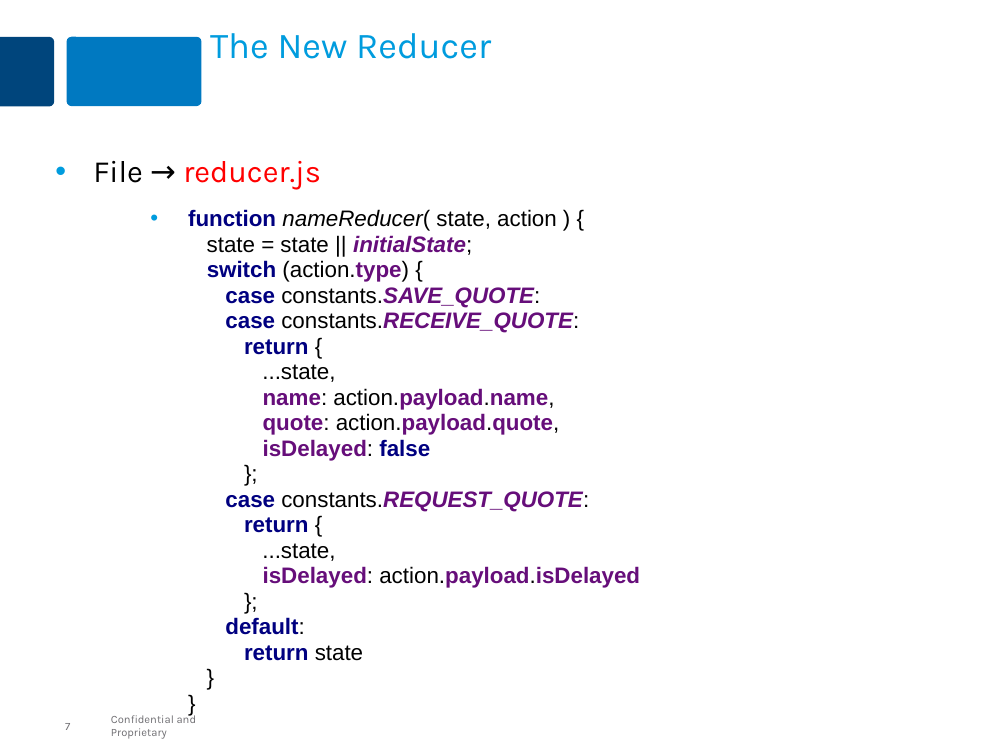
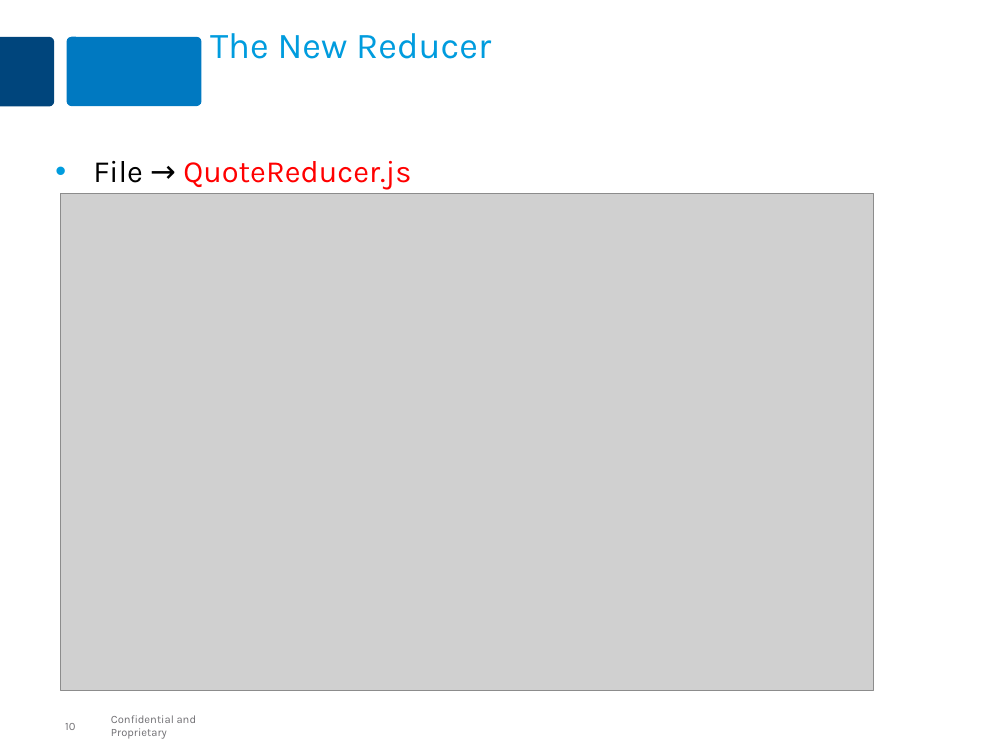
Before and after one commit to MaxMillington/react_practice, a slide deck: slide 10 of lesson-react-50-redux-async/react-redux-async.pptx (slide 7 before the commit). Drawn at 1008x756 pixels with LibreOffice and Linux fonts; fonts in the diff are those of the drawing; grey boxes stand for pictures. Boxes give left, top, right and bottom in pixels: in the first picture for what was removed or moved away, otherwise in the second. Text is boxed around its words. In the diff, an @@ line names an element or a change of style, - is before the commit and + after.

```diff
--- a/lesson-react-50-redux-async/react-redux-async.pptx
+++ b/lesson-react-50-redux-async/react-redux-async.pptx
@@ text at (x1=93, y1=161, x2=411, y2=190): text changed; size 16 to 22 pt; font Arial to Karla; text colour #000000 to #FF0000; bold off @@
-• File → reducer.js
-      • function nameReducer( state, action ) {
-        state = state || initialState;
-        switch (action.type) {
-        case constants.SAVE_QUOTE:
-        case constants.RECEIVE_QUOTE:
-        return {
-        ...state,
-        name: action.payload.name,
-        quote: action.payload.quote,
-        isDelayed: false
-        };
-        case constants.REQUEST_QUOTE:
-        return {
-        ...state,
-        isDelayed: action.payload.isDelayed
-        };
-        default:
-        return state
-        }
-        }
+• File → QuoteReducer.js
@@ picture added at (x1=60, y1=194, x2=874, y2=690) @@
@@ page number at (x1=65, y1=723, x2=75, y2=730): text changed @@
-7
+10
```
Also in this commit, not shown: 4 other slides changed, 3 slides added, 1 other file.
